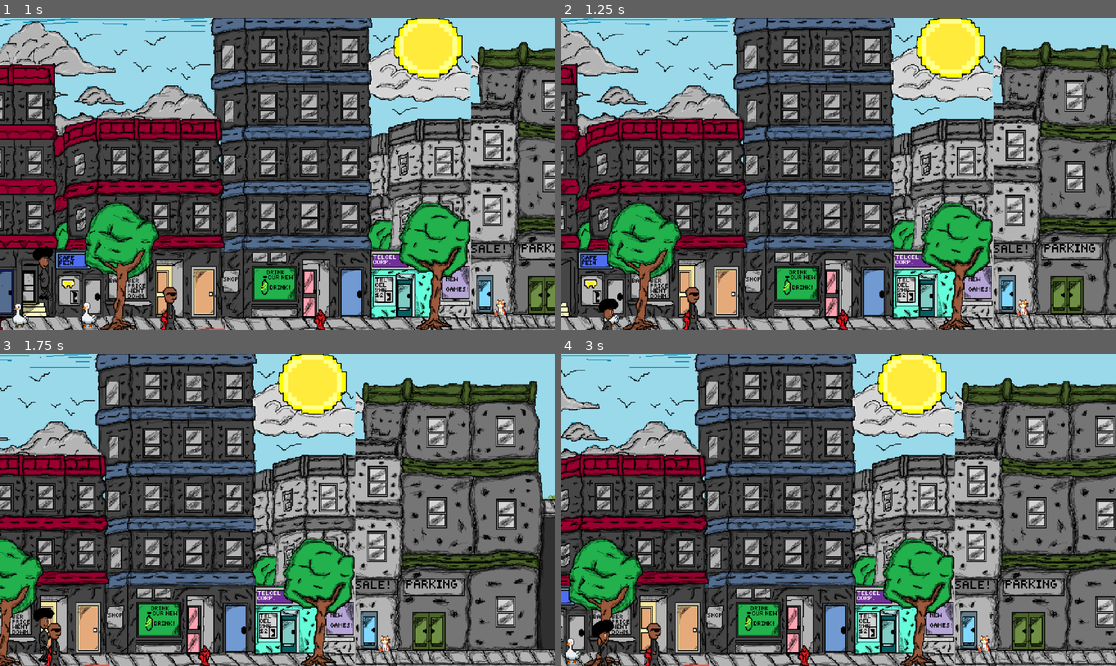
Above: before the commit, frames 1-4 (two rows, left to right).
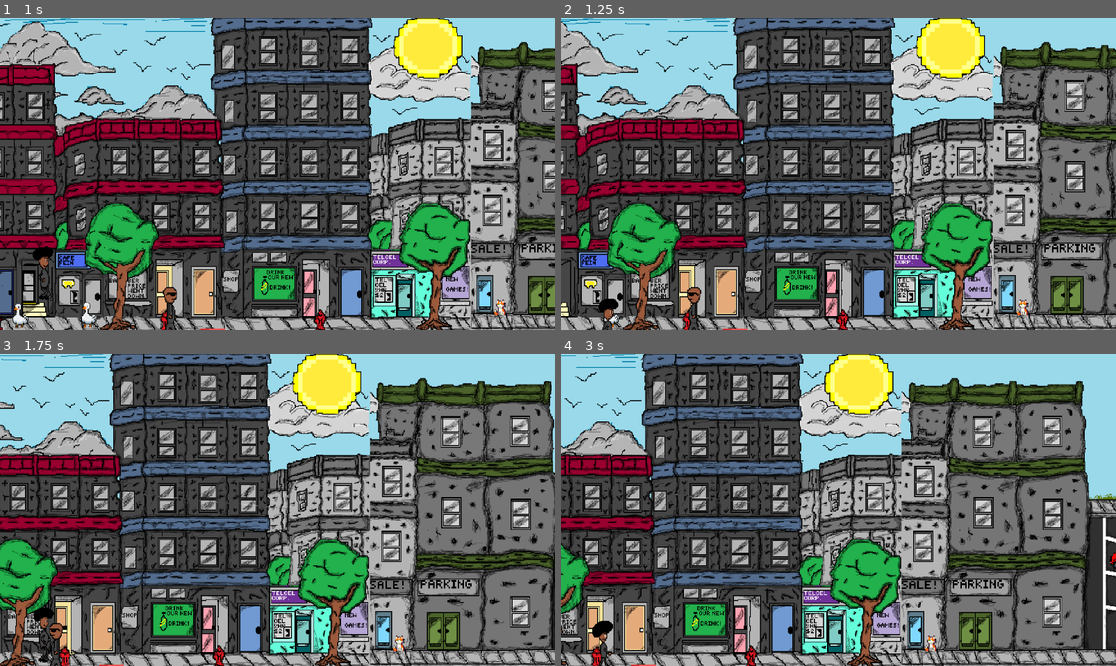
Above: after the commit, the same moments.

Repository: Mate9000/game-jam-game
Game: Godot game, scene res://Scenes/game.tscn
The game is run twice, just before and just after one commit, with the same random seed, the same clock (stepped at 60 frames per second) and the same inputs.
Inputs:
- Up to frame 1 (1 s): tap Enter (ui_accept) at 0.5, 0.77 s; hold Right (ui_right) from 0.53 s (still down)
- Up to frame 2 (1.25 s): keep holding Right (ui_right)
- Up to frame 3 (1.75 s): keep holding Right (ui_right); tap Enter (ui_accept) at 1.52 s
- Up to frame 4 (3 s): release Right (ui_right) at 2.03 s; hold Left (ui_left) 2.03-2.78 s; hold Right (ui_right) from 2.78 s (still down)

Frame 1 is identical in both runs. In frame 2, 0.1% of the frame differs, in the area x 22-26%, y 86-100%; in frame 3, 56%; in frame 4, 70%, in the area x 0-100%, y 0-100%.

Commit message:
gaurd chasing

Diff:
--- a/Scenes/character_body_2d.tscn
+++ b/Scenes/character_body_2d.tscn
@@ -288,12 +288,10 @@
 hframes = 4
 
 [node name="CollisionShape2D" type="CollisionShape2D" parent="."]
-visible = false
 position = Vector2(51, -8)
 shape = SubResource("RectangleShape2D_gcoh8")
 
 [node name="Camera2D" type="Camera2D" parent="."]
-visible = false
 position = Vector2(356, 198)
 zoom = Vector2(1.6, 1.6)
 limit_left = 0
@@ -308,12 +306,10 @@
 autoplay = "idle"
 
 [node name="HurtBox" type="Area2D" parent="."]
-visible = false
 collision_layer = 2
 collision_mask = 4
 
 [node name="CollisionShape2D" type="CollisionShape2D" parent="HurtBox"]
-visible = false
 position = Vector2(51, -7)
 shape = SubResource("CapsuleShape2D_00nc4")
 debug_color = Color(0.916315, 7.64316e-05, 0.709691, 0.42)
--- a/character_body_2d.gd
+++ b/character_body_2d.gd
@@ -1,24 +1,24 @@
 extends CharacterBody2D
-
+var SPEED = 50
 var gravity = ProjectSettings.get_setting("physics/2d/default_gravity")
 var player
 var chase = false
 func _physics_process(delta):
 	velocity.y += gravity * delta
-	player = get_node("../../player/player01")
-	var direction = (player.position - self.position).normalized()
-	if direction.x > 0:
-		if chase == true:
-			print ("Chase Right")
-	else:
-		print("Left")
-
+	if chase == true:
+		player = get_node("../../player/player01")
+		var direction = (player.position - self.position).normalized()
+		if direction.x > 0:
+			get_node("AnimatedSprite2D").flip_h = false
+		else:
+			get_node("AnimatedSprite2D").flip_h = true
+		velocity.x = direction.x * SPEED
 	move_and_slide()
 func _on_player_detection_body_entered(body):
 	if body.name == "player01":
 		chase = true
 
 
-func _on_player_detection_body_exited(body: Node2D) -> void:
+func _on_player_detection_body_exited(body):
 	if body.name == "player01":
 		chase = false
Not shown: 1 places in Scenes/game.tscn that only renumber resources
Not shown: 1 places in character_body_2d.tscn that only renumber resources
